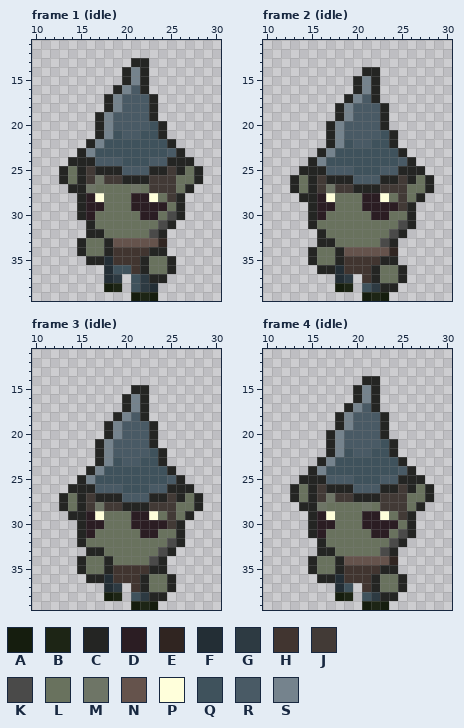
A pixel-art file gets an edit: assets/sprites/enemy/zombie/zombie/zombie.aseprite. The first picture shows the starting point.
40x40 pixels, 15 frames. Colours within 5 levels of each other are drawn and written as one. Shown: frame 1 (idle): x 10..30, y 11..39; frame 2 (idle): x 10..30, y 11..39; frame 3 (idle): x 10..30, y 11..39; frame 4 (idle): x 10..30, y 11..39. The commit also changed other frames, which this record leaves out.
Visible layers, top first: "gnomo", "babyhand", "baby".
Palette (. is transparent): A #151d0e  B #1d2515  C #242523  D #2b1d23  E #302521  F #232e35  G #2d3a42  H #413530  J #423a36  K #4a4a49  L #69725e  M #6e7566  N #65534c  P #ffffdb  Q #3f525c  R #495a65  S #75838d
Pixels before, frame 1 (idle), first column x 13:
13 ........CC......
14 .......CSC......
15 .......CSC......
16 ......CSRC......
17 .....CSRRRC.....
18 .....CSRRRC.....
19 ....CSRRRRC.....
20 ....CSRRRRQC....
21 ....CSQRRQQC....
22 ...CSQQQQQQQC...
23 ..CSQQQQQQQQRC..
24 .CCCRRRQQQRRCCC.
25 CLCJCCCRRRCCJCLC
26 CLCJMJJCCCJJJLLC
27 .CCMLLLLMLJJJLC.
28 ..CDPLLLDDPLJC..
29 ..CDDLLLDDDDLC..
30 ..CDLLLLLDDLKC..
31 ...CLLLLLLLKC...
32 ...CCLLLLLKC....
33 ..CLLCNNNNNE....
34 ..CLLCHHHHCC....
35 ...CCFHHHCLLC...
36 .....FQQHCLLC...
37 .....FG.QGCC....
38 .....AB.QGF.....
39 ........ABA.....
Pixels before, frame 2 (idle), first column x 13:
14 ........CC......
15 .......CSC......
16 .......CSC......
17 ......CSRC......
18 .....CSRRRC.....
19 .....CSRRRC.....
20 ....CSRRRRC.....
21 ....CSRRRRQC....
22 ....CSQRRQQC....
23 ...CSQQQQQQQC...
24 ..CSQQQQQQQQRC..
25 .CCCRRRQQQRRCCC.
26 CLCJCCCRRRCCJCLC
27 CLCJMJJCCCJJJLLC
28 .CCDPLLLDDPLJLC.
29 ..CDDLLLDDDDJC..
30 ..CDLLLLLDDLLC..
31 ..CLLLLLLLLLKC..
32 ...CLLLLLLLKC...
33 ...CCLLLLLKC....
34 ..CLLCNNNNNE....
35 ..CLLCHHHHCC....
36 ...CCFHHHCLLC...
37 .....FG.HCLLC...
38 .....AB.QGCC....
39 ........ABA.....
Pixels before, frame 3 (idle), first column x 13:
15 ........CC......
16 .......CSC......
17 .......CSC......
18 ......CSRC......
19 .....CSRRRC.....
20 .....CSRRRC.....
21 ....CSRRRRC.....
22 ....CSRRRRQC....
23 ....CSQRRQQC....
24 ...CSQQQQQQQC...
25 ..CSQQQQQQQQRC..
26 .CCCRRRQQQRRCCC.
27 CLCJCCCRRRCCJCLC
28 CLCJMJJCCCJJJLLC
29 .CCDPLLLDDPLJLC.
30 ..CDDLLLDDDDJC..
31 ..CDLLLLLDDLLC..
32 ..CLLLLLLLLLKC..
33 ...CCLLLLLLKC...
34 ..CLLCLLLLKC....
35 ..CLLCHHHHCC....
36 ...CCFHHHCLLC...
37 .....FG.HCLLC...
38 .....AB.QGCC....
39 ........ABA.....
Pixels before, frame 4 (idle), first column x 13:
14 ........CC......
15 .......CSC......
16 .......CSC......
17 ......CSRC......
18 .....CSRRRC.....
19 .....CSRRRC.....
20 ....CSRRRRC.....
21 ....CSRRRRQC....
22 ....CSQRRQQC....
23 ...CSQQQQQQQC...
24 ..CSQQQQQQQQRC..
25 .CCCRRRQQQRRCCC.
26 CLCJCCCRRRCCJCLC
27 CLCJMJJCCCJJJLLC
28 .CCMLLLLMLJJJLC.
29 ..CDPLLLDDPLJC..
30 ..CDDLLLDDDDLC..
31 ..CDLLLLLDDLKC..
32 ...CLLLLLLLKC...
33 ...CCLLLLLKC....
34 ..CLLCNNNNNE....
35 ..CLLCHHHHCC....
36 ...CCFHHHCLLC...
37 .....FQ.HCLLC...
38 .....AB.QGCC....
39 ........ABA.....
New version:
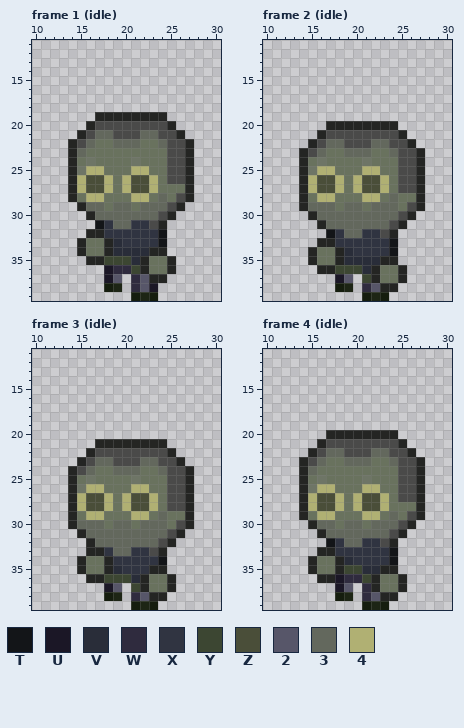
Colours new in this view: T #131518  U #1b1726  V #292d39  W #2f2b3e  X #303441  Y #3c4632  Z #4a4e39  2 #575669  3 #63685d  4 #b0b073
Change:
layer "zombie1" now shown
layer "baby" now hidden
layer "gnomo" now hidden
Changed rows in their new state; - is an unchanged pixel.
Frame 1 (idle):
first column x 13:
13 --------..------
14 -------...------
15 -------...------
16 ------....------
17 -----......-----
18 -----......-----
19 -----CCCCC-C----
20 ---CKKKKKKKKC---
21 --CK33KKK33KKC--
22 -CK3LL333LL3KKC-
23 -C3LLLLLLLLLKKC-
24 --LMLLLLMLLLKK--
25 .CM44LLL44LLKKC.
26 .C4ZZ4L4ZZ4LKKC.
27 --4ZZ4-4ZZ4LL---
28 -CL44---44L3LKC-
29 ---33-33L333K---
30 --.C3333333KC.--
31 ---.TX33XXKC.---
32 -----XXXXXXT----
33 ------VXXXXT----
34 ------VVVV------
35 -----YYYV-------
36 -----UWWY-------
37 -----U2-W2------
38 --------W2U-----
Frame 2 (idle):
first column x 13:
14 --------..------
15 -------...------
16 -------...------
17 ------....------
18 -----......-----
19 -----......-----
20 -----CCCCC-C----
21 ---CKKKKKKKKC---
22 --CK33KKK33KKC--
23 -CK3LL333LL3KKC-
24 -CLMLLLLMLLLKKC-
25 --M44LLL44LLKK--
26 .C4ZZ4L4ZZ4LKKC.
27 .C4ZZ4L4ZZ4LKKC.
28 --L44---44L3L---
29 -C333-33L333LKC-
30 ---333333333K---
31 --.C3333333KC.--
32 ---.TX33XXKC.---
33 -----XXXXXXT----
34 ------VXXXXT----
35 ------VVVV------
36 -----YYYV-------
37 -----U2-Y-------
38 --------W2------
Frame 3 (idle):
first column x 13:
15 --------..------
16 -------...------
17 -------...------
18 ------....------
19 -----......-----
20 -----......-----
21 -----CCCCC-C----
22 ---CKKKKKKKKC---
23 --CK33KKK33KKC--
24 -CK3LL333LL3KKC-
25 -CLMLLLLMLLLKKC-
26 --M44LLL44LLKK--
27 .C4ZZ4L4ZZ4LKKC.
28 .C4ZZ4L4ZZ4LKKC.
29 --L44---44L3L---
30 -C333-33L333LKC-
31 ---333333333K---
32 --.C3333333KC.--
33 -----X33XXKC.---
34 ------XXXXXT----
35 ------VXXX------
36 -----YYYV-------
37 -----U2-Y-------
38 --------W2------
Frame 4 (idle):
first column x 13:
14 --------..------
15 -------...------
16 -------...------
17 ------....------
18 -----......-----
19 -----......-----
20 -----CCCCC-C----
21 ---CKKKKKKKKC---
22 --CK33KKK33KKC--
23 -CK3LL333LL3KKC-
24 -C3LLLLLLLLLKKC-
25 --LMLLLLMLLLKK--
26 .CM44LLL44LLKKC.
27 .C4ZZ4L4ZZ4LKKC.
28 --4ZZ4-4ZZ4LL---
29 -CL44---44L3LKC-
30 ---33-33L333K---
31 --.C3333333KC.--
32 ---.TX33XXKC.---
33 -----XXXXXXT----
34 ------VXXXXT----
35 ------YYVV------
36 -----UWWY-------
37 -----U2-W-------
38 --------W2------
Changed places in both pictures, as pixel boxes (x1, y1, x2, y2):
changed: (59, 58, 203, 292)
changed: (290, 67, 434, 292)
changed: (59, 385, 203, 601)
changed: (290, 376, 434, 601)
